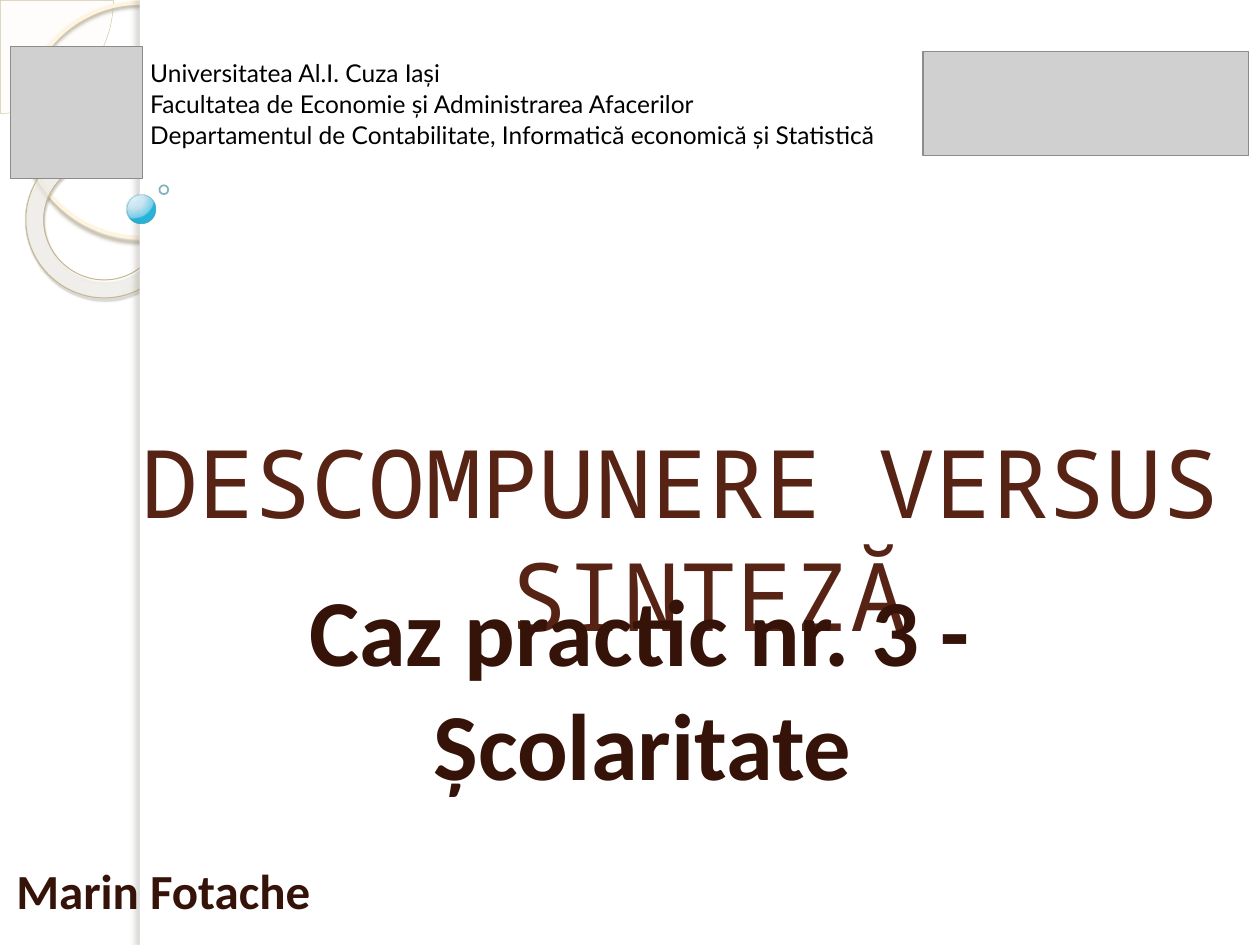
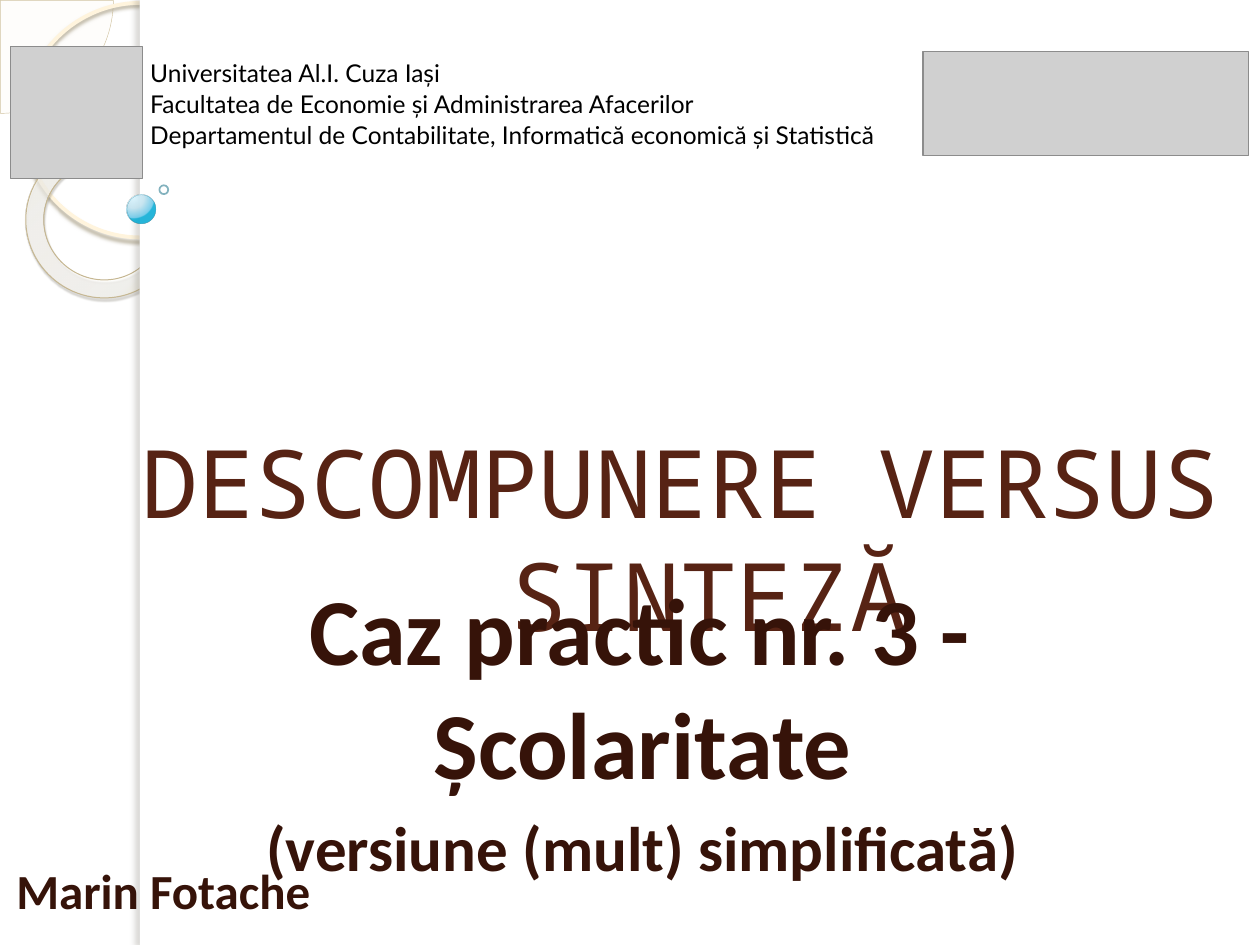
Before and after one commit to marinfotache/Baze-de-date-I, a slide deck: slide 1 of 03_Proiectarea BD prin normalizare/03d_Descompunere_vs_Sinteza_Caz3.pptx. Drawn at 1260x945 pixels with LibreOffice and Linux fonts; fonts in the diff are those of the drawing; grey boxes stand for pictures; background and template pictures are left out. Boxes give left, top, right and bottom in pixels: in the first picture for what was removed or moved away, otherwise in the second. Text is boxed around its words. In the diff, an @@ line names an element or a change of style, - is before the commit and + after.

```diff
--- a/03_Proiectarea BD prin normalizare/03d_Descompunere_vs_Sinteza_Caz3.pptx
+++ b/03_Proiectarea BD prin normalizare/03d_Descompunere_vs_Sinteza_Caz3.pptx
@@ text at bbox=[266, 824, 1018, 886]: paragraph added @@
+(versiune (mult) simplificată)
```
Also in this commit, not shown: 2 other files.
